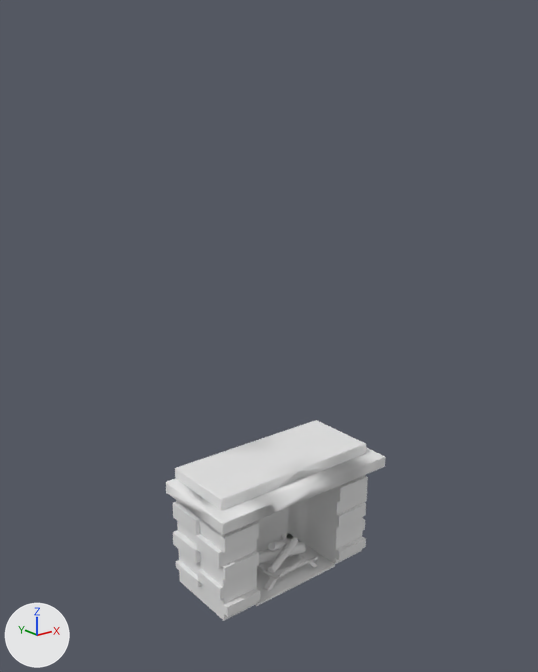
Before and after pictures for a commit that changed the FBX model Pirate's Dilemma/Assets/Art/Models/Environments/fireplace.fbx.
Both versions are drawn from a camera (50 mm lens) standing at (-20.9, -26.6, 22.2) and looking at (0.1, -0.4, 11.7). Every picture has the same lights, and +X, +Y and +Z are marked at lower left. Where no turn or scale is listed for an object, it has been applied to the vertices.
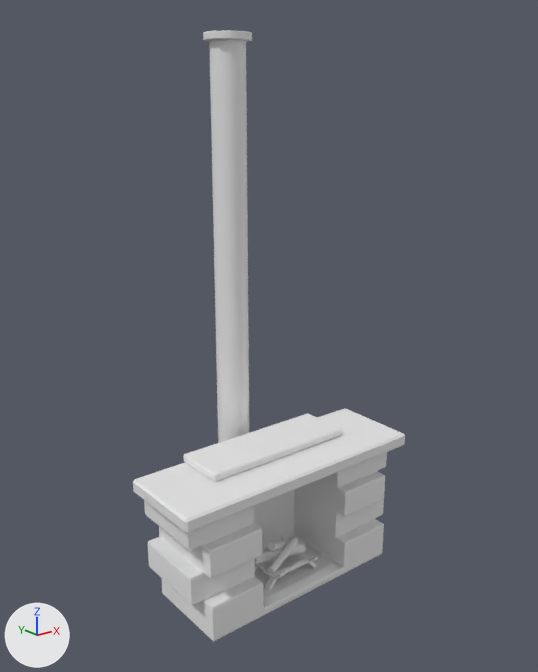
The newer file is also turned or shifted as a whole; pictures and numbers use the older file's frame.

The change, as a diff of the scene's bpy script:
```diff
--- a/Pirate's Dilemma/Assets/Art/Models/Environments/fireplace.fbx.py
+++ b/Pirate's Dilemma/Assets/Art/Models/Environments/fireplace.fbx.py
@@ me_cube_095 @@
+me_cube_095.from_pydata(...)  # 666 vertices, 691 faces; spans x -6.19..6.19, y -3.37..1.04, z -1.39..4.67
@@ me_cube_083_1 @@
+me_cube_083_1.from_pydata(...)  # 24 vertices, 26 faces; spans x -3.97..3.97, y -1.33..1.34, z -0.2..0.2
@@ me_cube_108 @@
+me_cube_108.from_pydata(...)  # 444 vertices, 434 faces; spans x -1.1..1.1, y 0.6..3.5, z -1.1..24.6
@@ me_cube_086 @@
+me_cube_086.from_pydata(...)  # 24 vertices, 26 faces; spans x -6.73..6.73, y -2.26..2.27, z -0.34..0.34
@@ ob_cube_092 @@
-ob_cube_092 = bpy.data.objects.new('Cube.092', me_cube_083)
-ob_cube_092.location = (0.0, 0.0, 0.46)
@@ ob_body @@
+ob_body = bpy.data.objects.new('Body', me_cube_095)
+ob_body.location = (0.0, 0.0, 0.57)
@@ ob_top2 @@
+ob_top2 = bpy.data.objects.new('Top2', me_cube_083_1)
+ob_top2.location = (0.0, -0.25, 6.05)
@@ ob_chimney @@
+ob_chimney = bpy.data.objects.new('Chimney', me_cube_108)
+ob_chimney.location = (0.0, 0.0, 0.57)
@@ ob_top1 @@
+ob_top1 = bpy.data.objects.new('Top1', me_cube_086)
+ob_top1.location = (0.0, -1.21, 5.53)
```

Location of each change, [x1, y1, x2, y2] in pixels of the pictures (538 x 672 px):
'Cube.092', deleted: before [166, 420, 386, 620]
'Body', added: after [144, 452, 387, 642]
'Chimney', added: after [203, 30, 252, 443]
'Top1', added: after [133, 408, 405, 533]
'Top2', added: after [183, 413, 342, 482]
